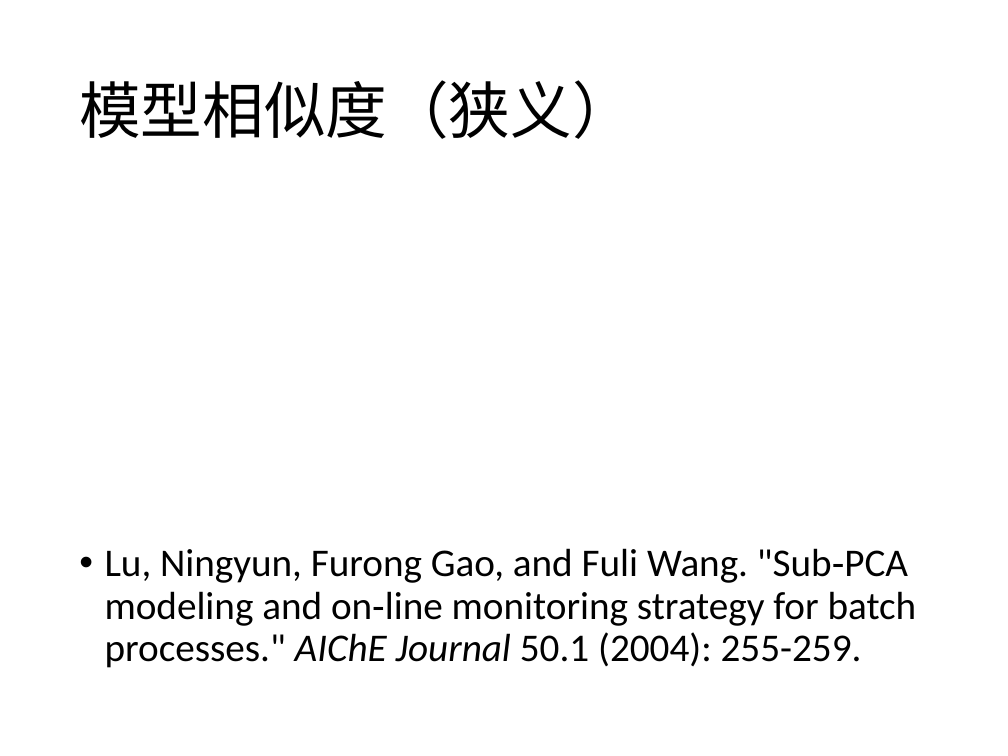
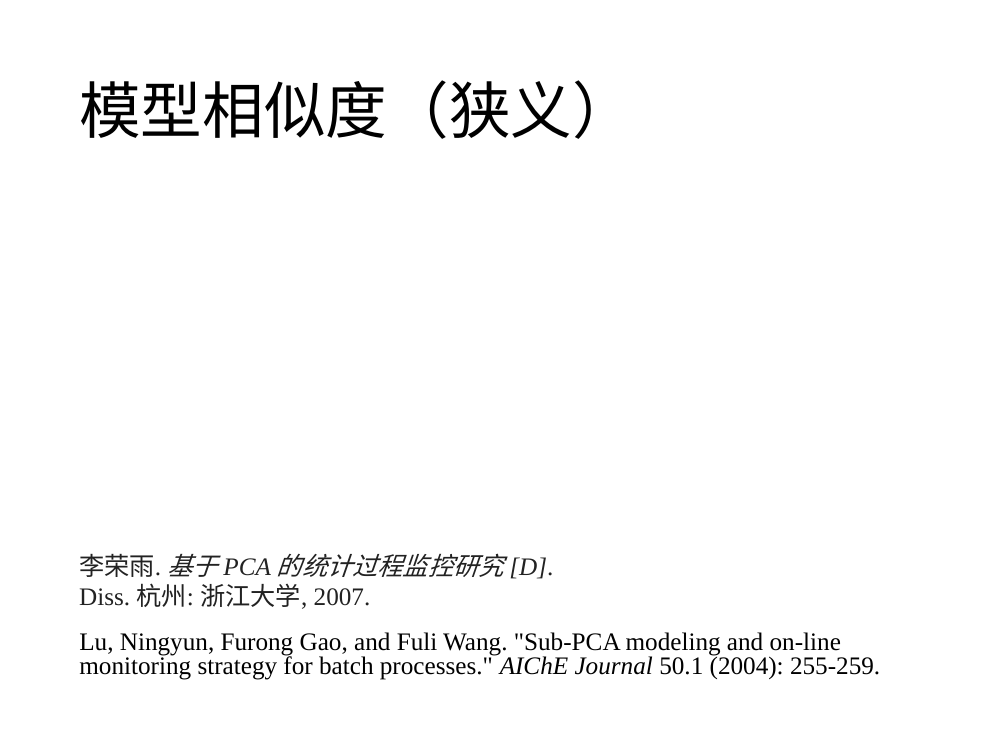
Before and after one commit to prm10/paper, a slide deck: slide 13 of presentation/msi.pptx (slide 11 before the commit). Drawn at 1008x756 pixels with LibreOffice and Linux fonts; fonts in the diff are those of the drawing. Boxes give left, top, right and bottom in pixels: in the first picture for what was removed or moved away, otherwise in the second. Text is boxed around its words. In the diff, an @@ line names an element or a change of style, - is before the commit and + after.

```diff
--- a/presentation/msi.pptx
+++ b/presentation/msi.pptx
@@ text added at [79,553,553,609], 18 pt, text #222222 @@
+李荣雨. 基于 PCA 的统计过程监控研究 [D]. Diss. 杭州: 浙江大学, 2007.
@@ text "Lu, Ningyun, Furong Gao, and ...": place and size @@
-text "Lu, Ningyun, Furong Gao, and ..." at [105,548,917,668]
+text "Lu, Ningyun, Furong Gao, and ..." at [79,632,880,680]
@@ text "Lu, Ningyun, Furong Gao, and ..." at [79,632,880,680]: size 28 to 18 pt, font Calibri to Times New Roman; bullet • to none; line spacing 0.9 to 0.8 @@
```
Also in this commit, not shown: 10 other slides changed, 6 slides added, 3 slides removed, 2 other files.
